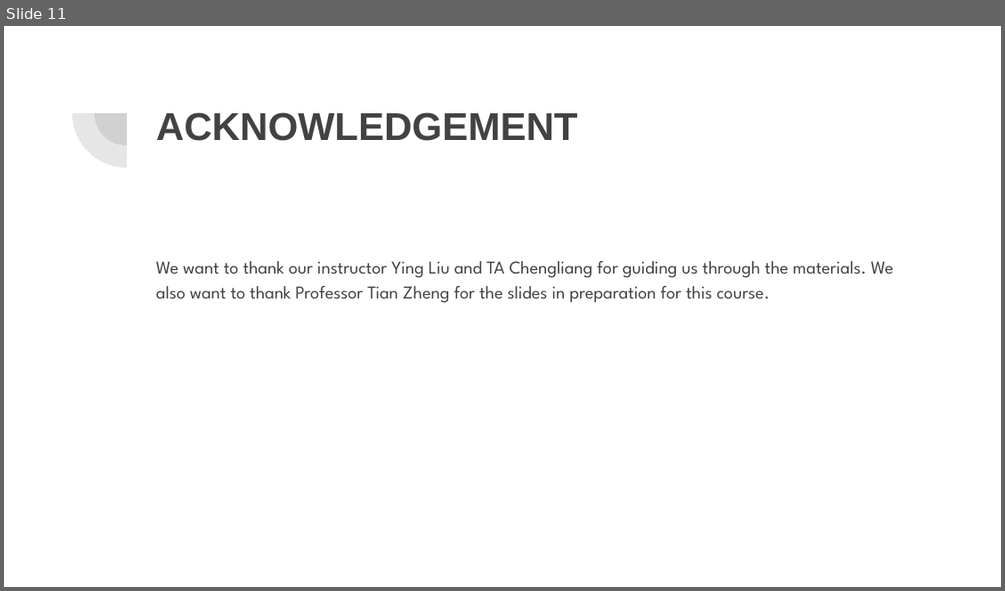
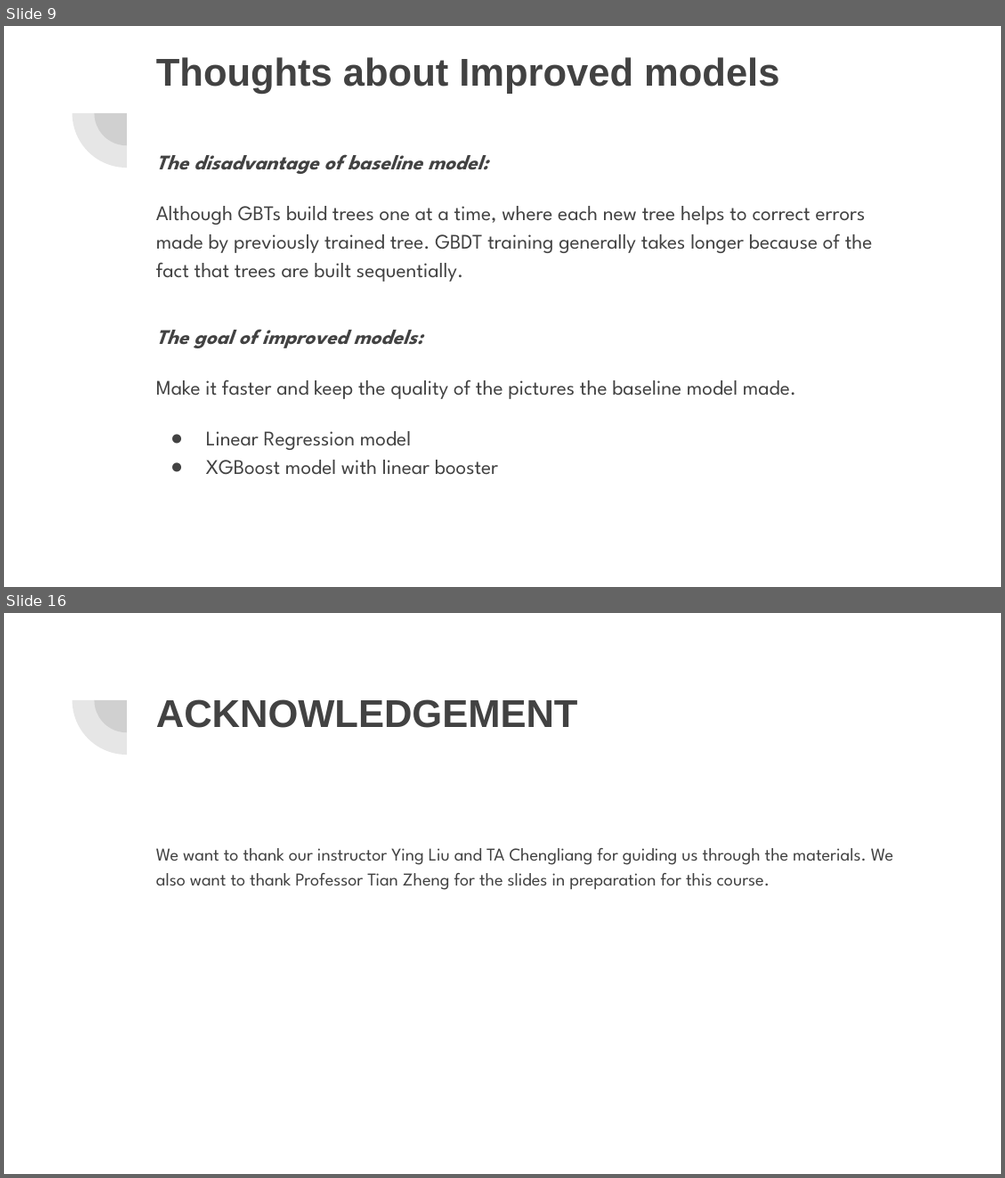
Before and after one commit to yiqiao-yin/Fall2018-Proj3-Sec1-grp4, a slide deck: doc/Presentation.pptx. Shown one above the other, each under a label of ours: slide 11 before the commit, slides 9 and 16 after it; the slides between them are not shown. The pictures are 1005x591 and 1005x1178 pixels, drawn with LibreOffice and Linux fonts; fonts in the diff are those of the drawing; background and template pictures are left out. Boxes give left, top, right and bottom in pixels: in the first picture for what was removed or moved away, otherwise in the second. Text is boxed around its words. In the diff, an @@ line names an element or a change of style, - is before the commit and + after.

```diff
--- a/doc/Presentation.pptx
+++ b/doc/Presentation.pptx
@@ slide 9 added at (x1=4, y1=26, x2=1001, y2=587), background #FFFFFF; not listed: 2 template elements that a slide beside it also shows @@
@@ title added at (x1=156, y1=57, x2=779, y2=94), 28 pt, text #424242, bold @@
+Thoughts about Improved models
@@ text added at (x1=156, y1=155, x2=873, y2=281), 15 pt, text #424242 @@
+The disadvantage of baseline model:
+Although GBTs build trees one at a time, where each new tree helps to correct errors made by previously trained tree. GBDT training generally takes longer because of the fact that trees are built sequentially.
@@ text added at (x1=156, y1=329, x2=796, y2=475), 15 pt, text #424242 @@
+The goal of improved models:
+Make it faster and keep the quality of the pictures the baseline model made.
+● Linear Regression model
+● XGBoost model with linear booster
@@ what was slide 11 is now slide 16 @@
```
Also in this commit, not shown: 3 slides changed, 9 other slides added, 5 slides removed.
